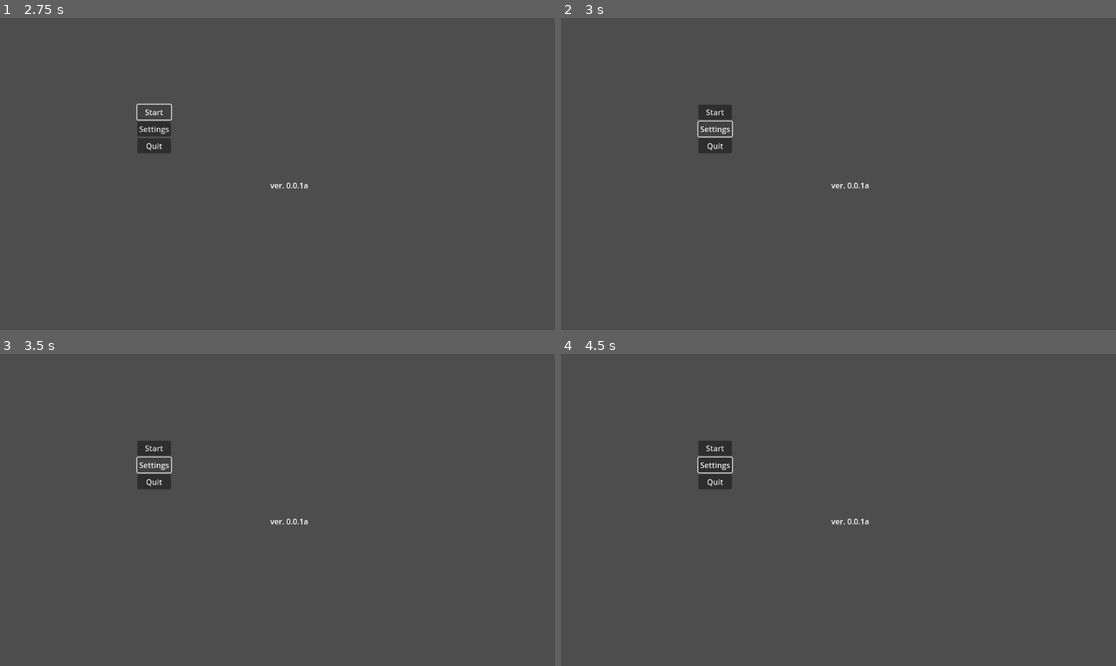
Above: before the commit, frames 1-4 (two rows, left to right).
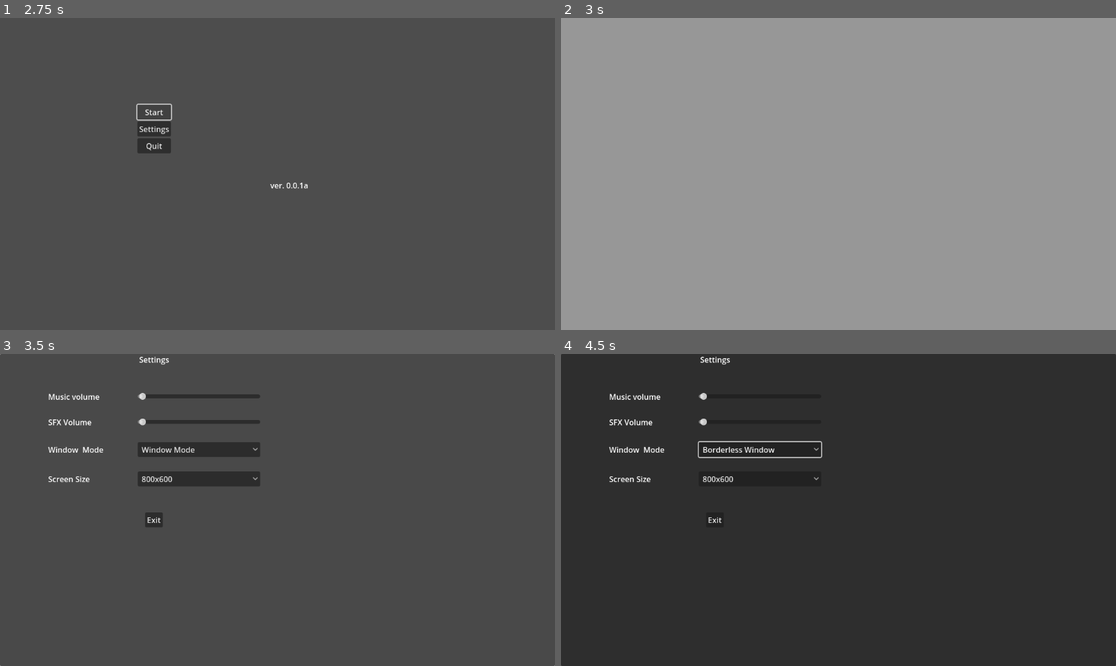
Above: after the commit, the same moments.

Repository: EthanCampana/GMTK2024Jam
Game: Godot game, scene res://Scenes/Menus/MainMenu.tscn
The game is run twice, just before and just after one commit, with the same random seed, the same clock (stepped at 60 frames per second) and the same inputs. Before the commit the project has no main scene; this scene is started directly in both runs.
Inputs (mouse positions are in pixels of both pictures, inside the frame that each line leads up to):
- Up to frame 1 (2.75 s): click "Start" at 0.5 s; click "Start" at 1.25 s; click "Start" at 2 s
- Up to frame 2 (3 s): click "Settings" at 2.75 s
- Up to frame 3 (3.5 s): no input
- Up to frame 4 (4.5 s): click (760, 450) at 3.5 s, where only the run after the commit has a clickable "Window Mode"; click (760, 478) at 4.25 s, where only the run after the commit has a clickable "800x600"

Frame 1 is identical in both runs. In frame 2, 100% of the frame differs, in the area x 0-100%, y 0-100%; in frame 3, 3.0%; in frame 4, 99%.
Error before the commit: Parse Error: Identifier "Settings" not declared in the current scope. (res://Scripts/Menus/settings_menu.gd:43)

Commit message:
checkpoint basics

Diff:
--- /dev/null
+++ b/Scenes/check_point.tscn
@@ -0,0 +1,19 @@
+[gd_scene load_steps=3 format=3 uid="uid://dg2j5g3yfrafy"]
+
+[ext_resource type="Script" path="res://Scripts/Entities/check_point.gd" id="1_wbok2"]
+
+[sub_resource type="RectangleShape2D" id="RectangleShape2D_6xq7b"]
+size = Vector2(32, 155)
+
+[node name="CheckPoint" type="Area2D"]
+collision_layer = 64
+script = ExtResource("1_wbok2")
+
+[node name="CollisionShape2D" type="CollisionShape2D" parent="."]
+position = Vector2(0, -67.5)
+shape = SubResource("RectangleShape2D_6xq7b")
+
+[node name="Marker2D" type="Marker2D" parent="."]
+position = Vector2(43, -67)
+
+[connection signal="body_entered" from="." to="." method="_on_body_entered"]
--- a/Scripts/Entities/Player.gd
+++ b/Scripts/Entities/Player.gd
@@ -23,6 +23,8 @@
 @export var speed : float = 100
 @export var state : PlayerState = null
 
+var spawn_location : Vector2 = self.global_position
+
 func get_state()-> PlayerState:
 	return state
 
@@ -31,12 +33,12 @@
 
 
 ## Determines which gravity to use
-func get_gravity()-> float:
+func get_player_gravity() -> float:
 	return jump_gravity if velocity.y < 0.0 else fall_gravity
 
 ## Applies the gravity to the player's y velocity
 func apply_gravity(delta: float):
-	velocity.y += get_gravity() * delta
+	velocity.y += get_player_gravity() * delta
 
 ## Handles the player's velocity x movement
 func handle_movement():
--- /dev/null
+++ b/Scripts/Entities/check_point.gd
@@ -0,0 +1,11 @@
+extends Area2D
+
+@onready var marker_2d: Marker2D = $Marker2D
+# Called when the node enters the scene tree for the first time.
+func _ready() -> void:
+	pass # Replace with function body.
+
+
+func _on_body_entered(body:Node2D) -> void:
+	if body is Player:
+		body.spawn_location = marker_2d.global_position
--- a/project.godot
+++ b/project.godot
@@ -11,8 +11,14 @@
 [application]
 
 config/name="GMTK2024Jam"
+run/main_scene="res://Scenes/Menus/MainMenu.tscn"
 config/features=PackedStringArray("4.3", "Forward Plus")
 config/icon="res://icon.svg"
+
+[autoload]
+
+Settings="*res://Scripts/AutoLoads/Settings.gd"
+TransitionManager="*res://Scenes/TransitionManager.tscn"
 
 [editor_plugins]
 
Not shown, added: Assets/Tileset1.png.import
Not shown, added: Assets/Tiny Alchemist Sprite Sheet 48x32.png.import
Not shown, added: Assets/effects.png.import
Not shown, added: Assets/grass tileset.png.import
